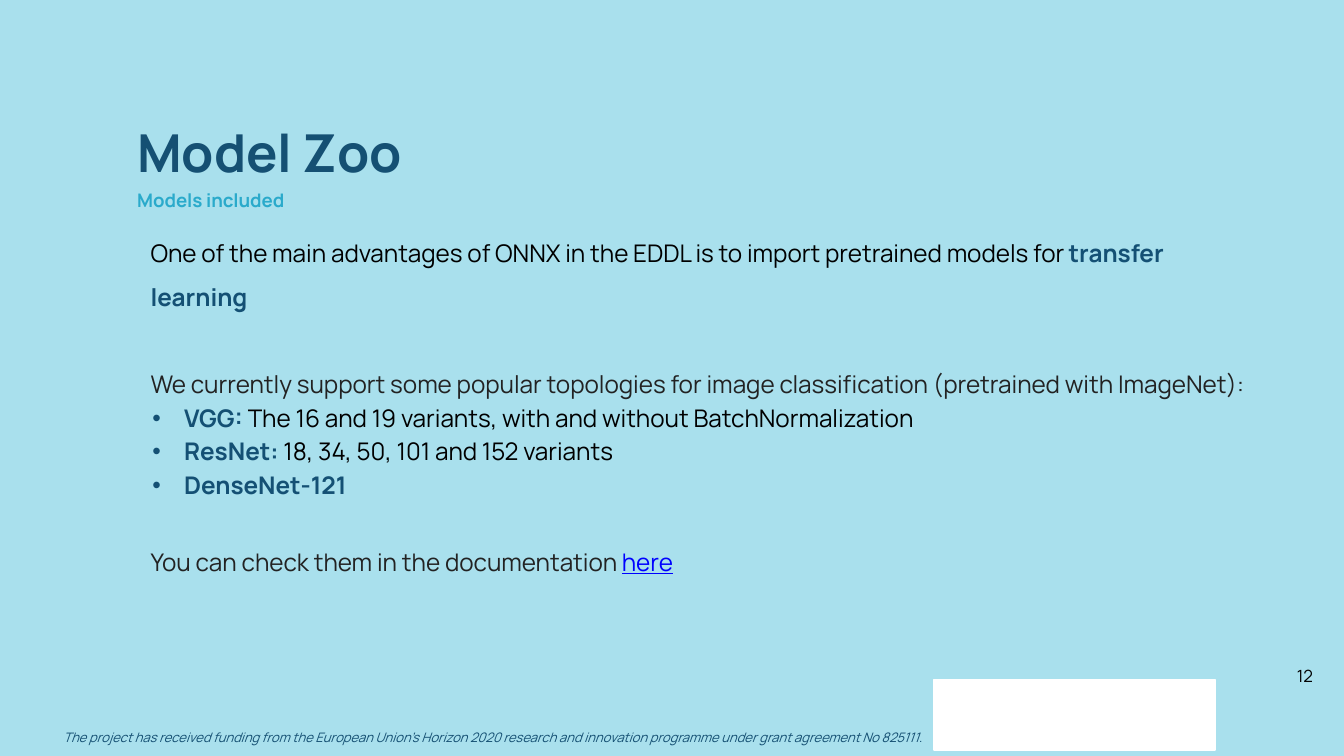
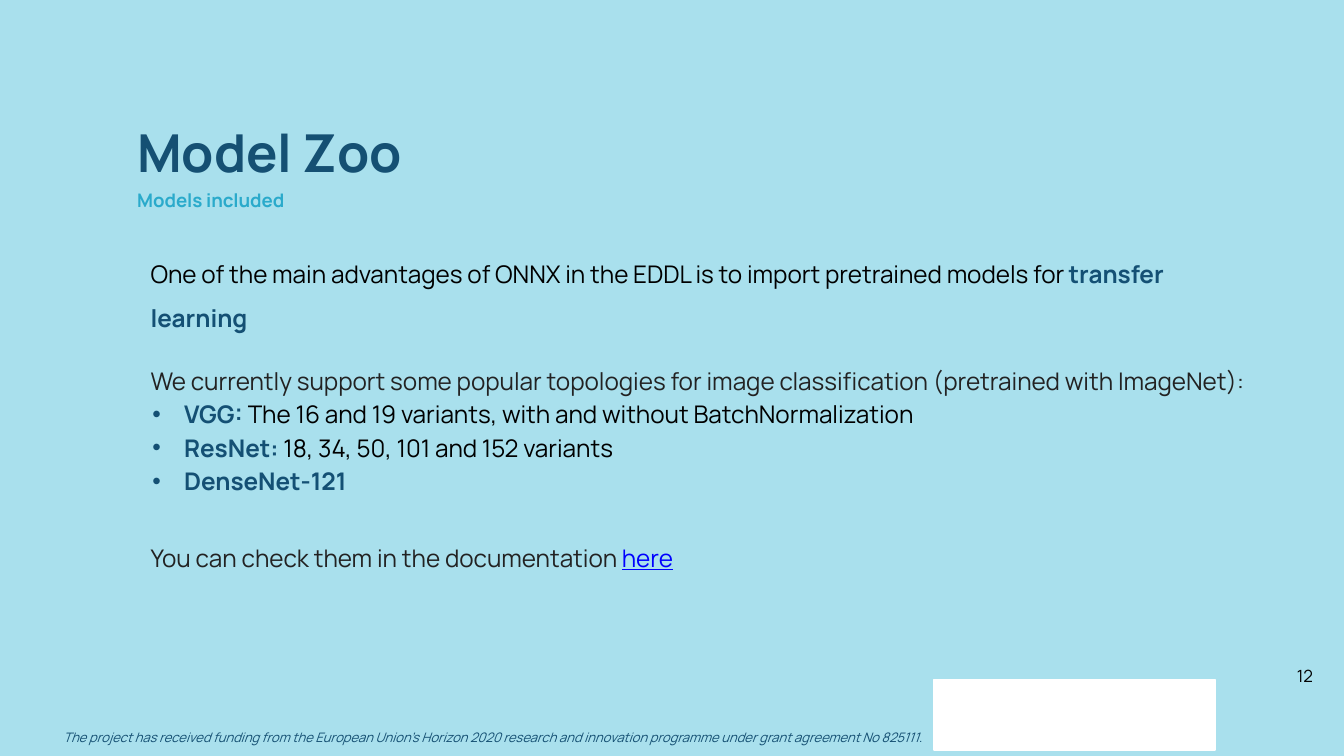
Before and after one commit to deephealthproject/winter-school, a slide deck: slide 12 of lab/00_ecvl_eddl_environment/ONNX_in_EDDL.pptx. Drawn at 1344x756 pixels with LibreOffice and Linux fonts; fonts in the diff are those of the drawing; background and template pictures are left out. Boxes give left, top, right and bottom in pixels: in the first picture for what was removed or moved away, otherwise in the second. Text is boxed around its words. In the diff, an @@ line names an element or a change of style, - is before the commit and + after.

Commit message:
Updated ONNX_in_EDDL slides

```diff
--- a/lab/00_ecvl_eddl_environment/ONNX_in_EDDL.pptx
+++ b/lab/00_ecvl_eddl_environment/ONNX_in_EDDL.pptx
@@ text "One of the main advantages ...": place and size @@
-text "One of the main advantages ..." at box(151, 244, 1244, 574)
+text "One of the main advantages ..." at box(151, 265, 1244, 570)
@@ text at box(151, 370, 1244, 396): more space between paragraphs @@
```
Also in this commit, not shown: 2 other slides changed, 1 other file.
